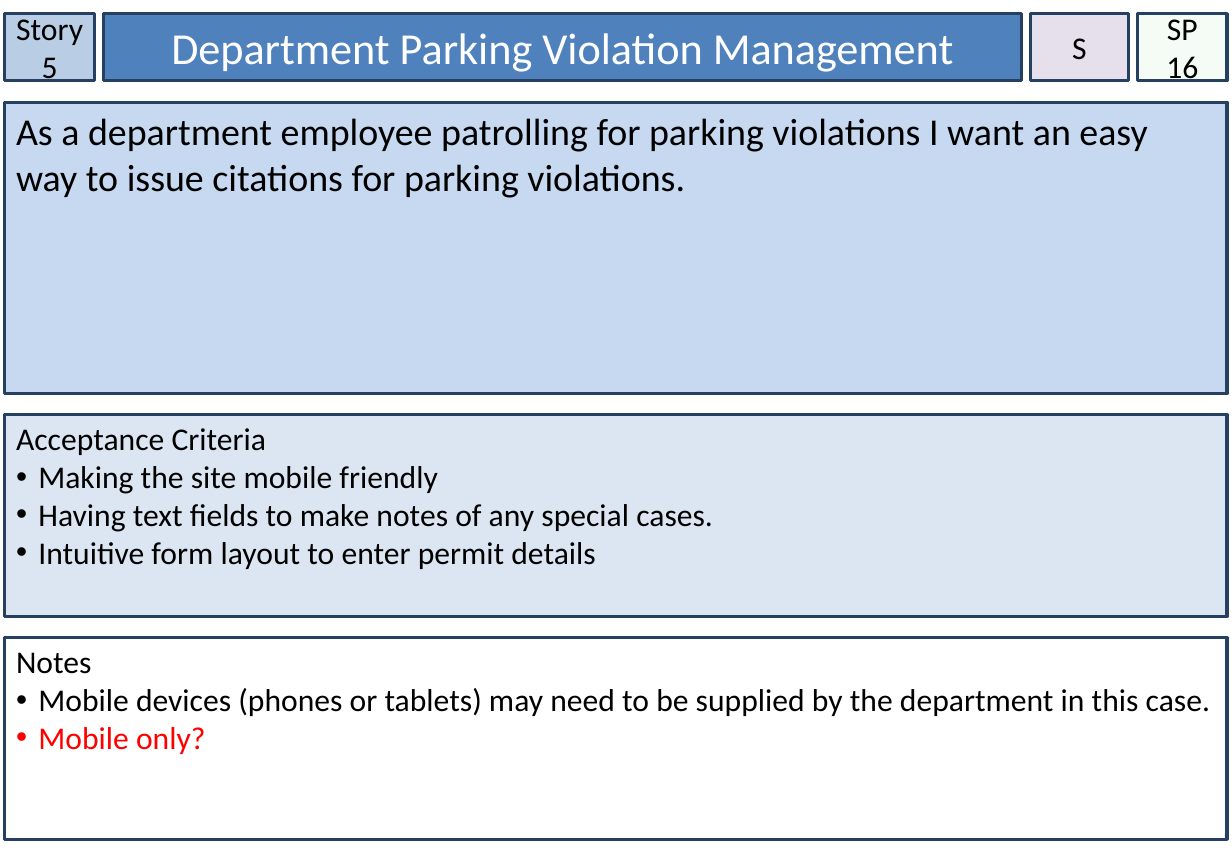
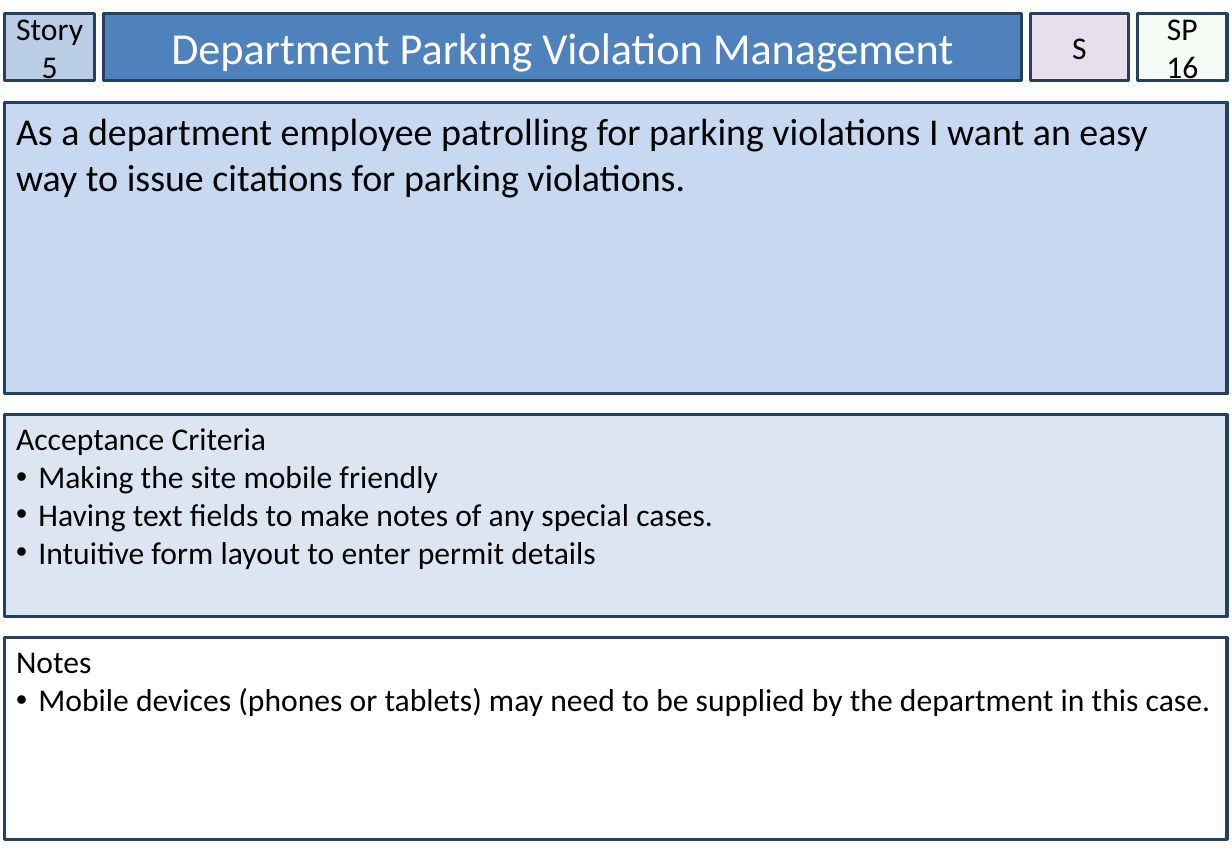
Before and after one commit to knich17/ParkingPermits, a slide deck: slide 6 of Assessment/Story Cards.pptx. Drawn at 1232x853 pixels with LibreOffice and Linux fonts; fonts in the diff are those of the drawing. Boxes give left, top, right and bottom in pixels: in the first picture for what was removed or moved away, otherwise in the second. Text is boxed around its words. In the diff, an @@ line names an element or a change of style, - is before the commit and + after.

```diff
--- a/Assessment/Story Cards.pptx
+++ b/Assessment/Story Cards.pptx
@@ text in rectangle at bbox=[38, 727, 206, 754]: paragraph removed @@
-• Mobile only?
```
Also in this commit, not shown: 2 other slides changed, 2 slides added, 1 slide removed.
